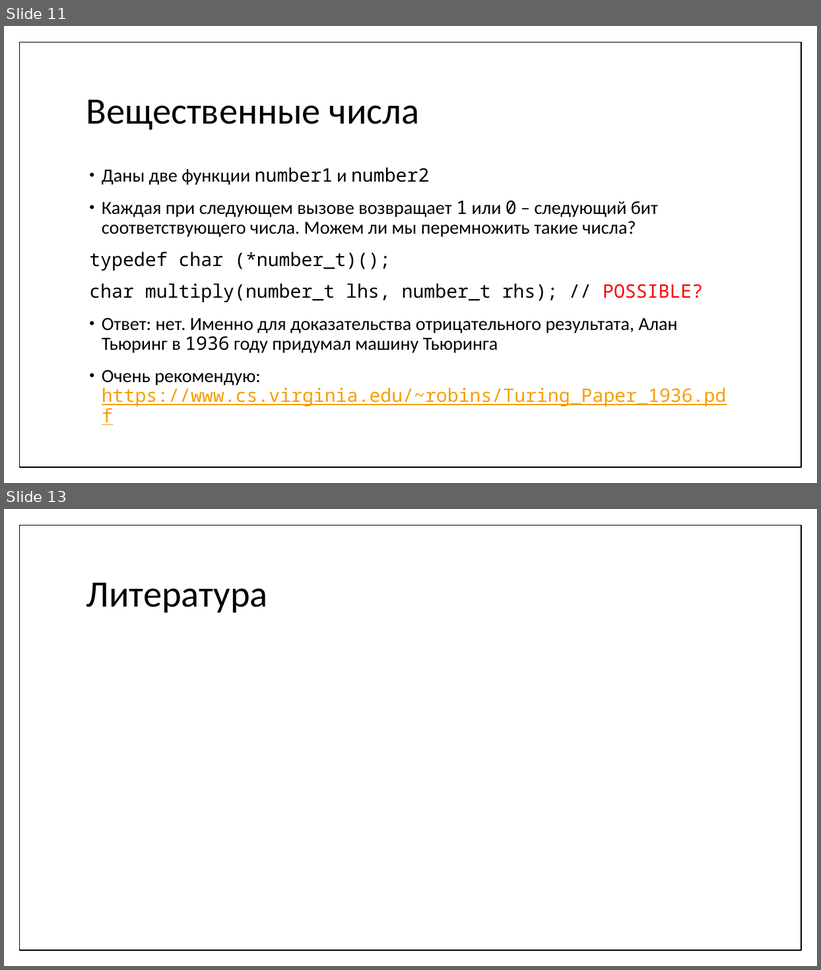
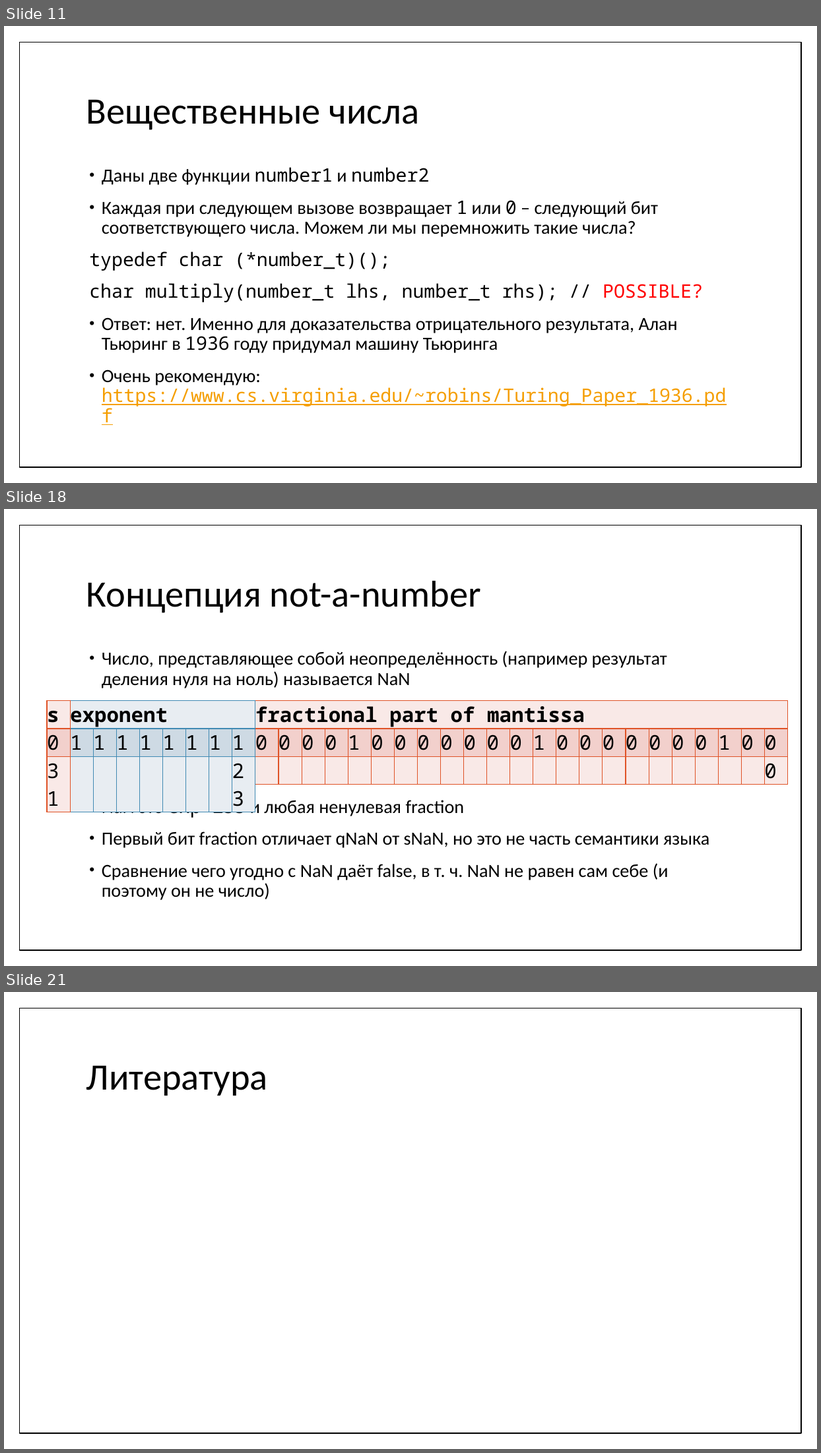
Before and after one commit to MIPT-ILab/cpp-lects-rus, a slide deck: other_lects/informatics/06-floating.pptx. Shown one above the other, each under a label of ours: slides 11 and 13 before the commit, slides 11, 18 and 21 after it; the slides between them are not shown. The pictures are 821x970 and 821x1453 pixels, drawn with LibreOffice and Linux fonts; fonts in the diff are those of the drawing; grey boxes stand for pictures. Boxes give left, top, right and bottom in pixels: in the first picture for what was removed or moved away, otherwise in the second. Text is boxed around its words. In the diff, an @@ line names an element or a change of style, - is before the commit and + after.

```diff
--- a/other_lects/informatics/06-floating.pptx
+++ b/other_lects/informatics/06-floating.pptx
@@ slide 18 added at (4,509,817,966), background #FFFFFF; not listed: 1 template element that a slide beside it also shows @@
@@ title added at (86,580,481,613), 44 pt, text #000000 @@
+Концепция not-a-number
@@ text added at (102,651,710,900), 22 pt, text #000000 @@
+• Число, представляющее собой неопределённость (например результат деления нуля на ноль) называется NaN
+• NaN это exp=255 и любая ненулевая fraction
+• Первый бит fraction отличает qNaN от sNaN, но это не часть семантики языка
+• Сравнение чего угодно с NaN даёт false, в т. ч. NaN не равен сам себе (и поэтому он не число)
@@ table added at (47,701,70,774), 3 rows, 1 columns @@
+s
+0
+31
@@ table added at (70,701,255,774), 3 rows, 8 columns @@
+exponent |  |  |  |  |  |  | 
+1 | 1 | 1 | 1 | 1 | 1 | 1 | 1
+ |  |  |  |  |  |  | 23
@@ table added at (255,701,789,786), 3 rows, 23 columns @@
+fractional part of mantissa |  |  |  |  |  |  |  |  |  |  |  |  |  |  |  |  |  |  |  |  |  | 
+0 | 0 | 0 | 0 | 1 | 0 | 0 | 0 | 0 | 0 | 0 | 0 | 1 | 0 | 0 | 0 | 0 | 0 | 0 | 0 | 1 | 0 | 0
+ |  |  |  |  |  |  |  |  |  |  |  |  |  |  |  |  |  |  |  |  |  | 0
@@ what was slide 13 is now slide 21 @@
```
Also in this commit, not shown: 2 slides changed, 7 other slides added, 16 other files.
